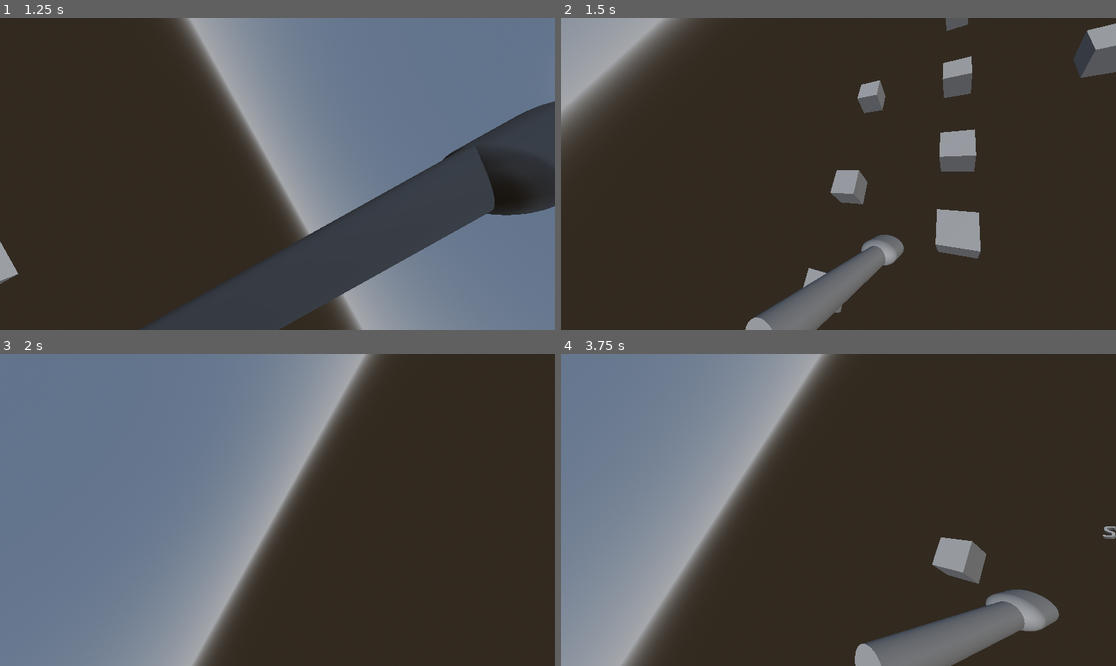
Above: before the commit, frames 1-4 (two rows, left to right).
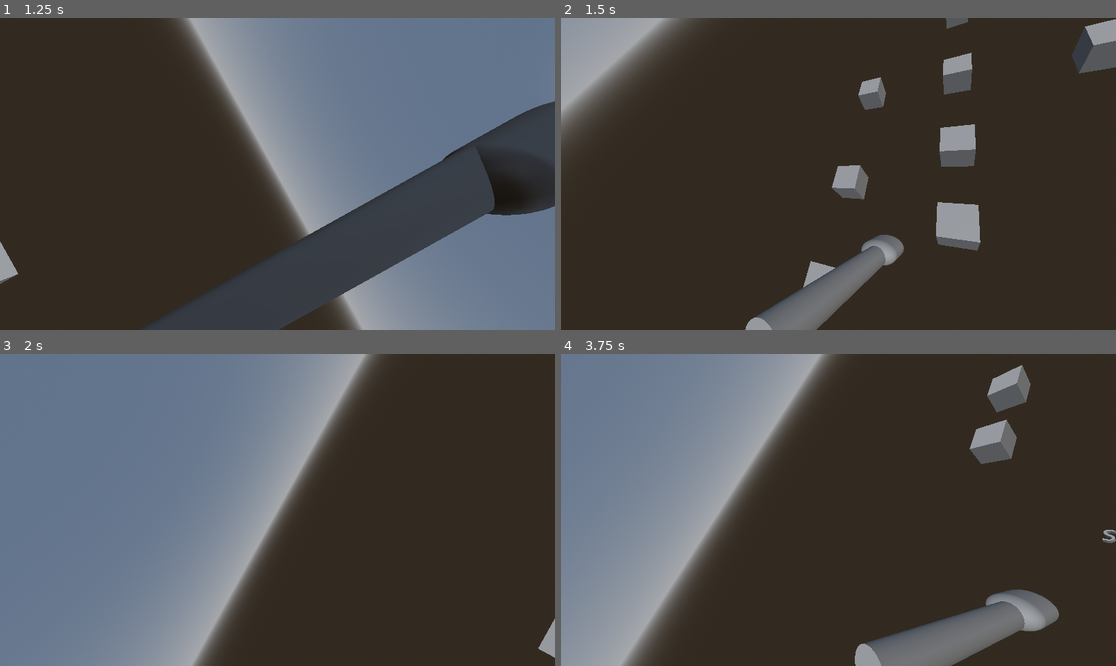
Above: after the commit, the same moments.

Repository: bardunbar/breathe_jam
Game: Godot game, scene res://screens/gym_dunbar/gym_dunbar_scene.tscn
Same seed, same stepped clock (60 frames per second), same inputs: the game is played once before the commit and once after it. This scene is started directly instead of the project's main scene.
Inputs:
- Up to frame 1 (1.25 s): hold D (right_stroke) from 0.53 s (still down); hold Space (breathe) from 0.53 s (still down)
- Up to frame 2 (1.5 s): tap Enter at 1.25 s; release D (right_stroke) at 1.28 s; release Space (breathe) at 1.28 s; hold A (left_stroke) from 1.28 s (still down); tap Space (breathe) at 1.35 s
- Up to frame 3 (2 s): keep holding A (left_stroke)
- Up to frame 4 (3.75 s): release A (left_stroke) at 2.03 s; hold Space (breathe) 2.03-2.78 s; hold D (right_stroke) 2.03-3.53 s; tap Space (breathe) at 2.85, 3.5 s; hold A (left_stroke) from 3.53 s (still down); hold Space (breathe) from 3.53 s (still down)

Frame 1 is identical in both runs. In frame 2, 2.0% of the frame differs, in the area x 44-100%, y 0-95%; in frame 3, 0.2%; in frame 4, 2.7%, in the area x 66-100%, y 0-74%.

Commit message:
Add velocity decay to movement to enable glide

Diff:
--- a/project/screens/game/player_controller/states/swimming.gd
+++ b/project/screens/game/player_controller/states/swimming.gd
@@ -12,6 +12,14 @@
 var breathing : bool = false
 var moving : bool = false
 
+var current_velocity : float = 0.0
+@export var velocity_per_stroke : float = 10.0
+@export var max_velocity : float = 20.0
+@export var velocity_decay : float = 10.0
+var decay_accumulator : float = 0.0
+@export var decay_easing_time : float = 1.0
+
+
 func enter(_previous_state_path: String, _data: Dictionary = {}) -> void:
 	animation_player.animation_finished.connect(_animation_finished)
 	camera_animation.animation_finished.connect(_cam_animation_finished)
@@ -19,12 +27,21 @@
 	animation_player.play("ReadyLeft")
 	event_manager.on_enter_event_state("HeadInWater")
 
+
 func exit() -> void:
 	animation_player.animation_finished.disconnect(_animation_finished)
+	camera_animation.animation_finished.disconnect(_cam_animation_finished)
 
 func update(delta: float) -> void:
-	if moving:
-		player.move_and_collide(delta * Vector3.FORWARD * 10.0)
+	if current_velocity > 0.0:
+		# Update current velocity
+		var normalized_decay_progress = clampf(decay_accumulator/decay_easing_time, 0.0, 1.0)
+		var current_decay = velocity_decay * ease(normalized_decay_progress, 3.0)
+		current_velocity = maxf(0.0, current_velocity - velocity_decay * delta)
+
+		if current_velocity > 0.0:
+			# Then move
+			player.move_and_collide(delta * Vector3.FORWARD * current_velocity)
 
 func _animation_finished(anim_name: String) -> void:
 	if anim_name == "ReadyLeft":
@@ -49,7 +66,7 @@
 			left_pull_ready = false
 			current_side = "Right"
 			animation_player.play("PullLeft")
-			moving = true
+			current_velocity = minf(max_velocity, current_velocity + velocity_per_stroke)
 			animation_player.queue("ReadyRight")
 			if breathing:
 				camera_animation.play_backwards("BreatheRight")
@@ -60,7 +77,7 @@
 			right_pull_ready = false
 			current_side = "Left"
 			animation_player.play("PullRight")
-			moving = true
+			current_velocity = minf(max_velocity, current_velocity + velocity_per_stroke)
 			animation_player.queue("ReadyLeft")
 			if breathing:
 				camera_animation.play_backwards("BreatheLeft")
--- a/project/screens/gym_dunbar/gym_dunbar_scene.tscn
+++ b/project/screens/gym_dunbar/gym_dunbar_scene.tscn
@@ -84,6 +84,426 @@
 
 [node name="ReferenceCube12" type="MeshInstance3D" parent="BackgroundSample" unique_id=1281497557]
 transform = Transform3D(1, 0, 0, 0, 1, 0, 0, 0, 1, 4.092333, -5.687171, -5.135306)
+mesh = SubResource("BoxMesh_gwmky")
+skeleton = NodePath("../..")
+
+[node name="ReferenceCube13" type="MeshInstance3D" parent="BackgroundSample" unique_id=977232784]
+transform = Transform3D(1, 0, 0, 0, 1, 0, 0, 0, 1, 0, -5.687171, -26.017813)
+mesh = SubResource("BoxMesh_gwmky")
+skeleton = NodePath("../..")
+
+[node name="ReferenceCube14" type="MeshInstance3D" parent="BackgroundSample" unique_id=883704748]
+transform = Transform3D(1, 0, 0, 0, 1, 0, 0, 0, 1, 0, -5.687171, -28.824913)
+mesh = SubResource("BoxMesh_gwmky")
+skeleton = NodePath("../..")
+
+[node name="ReferenceCube15" type="MeshInstance3D" parent="BackgroundSample" unique_id=474525402]
+transform = Transform3D(1, 0, 0, 0, 1, 0, 0, 0, 1, 0, -5.687171, -37.66125)
+mesh = SubResource("BoxMesh_gwmky")
+skeleton = NodePath("../..")
+
+[node name="ReferenceCube16" type="MeshInstance3D" parent="BackgroundSample" unique_id=966971419]
+transform = Transform3D(1, 0, 0, 0, 1, 0, 0, 0, 1, 0, -5.687171, -32.56622)
+mesh = SubResource("BoxMesh_gwmky")
+skeleton = NodePath("../..")
+
+[node name="ReferenceCube17" type="MeshInstance3D" parent="BackgroundSample" unique_id=1714264661]
+transform = Transform3D(1, 0, 0, 0, 1, 0, 0, 0, 1, -3.7632396, -5.687171, -20.799526)
+mesh = SubResource("BoxMesh_gwmky")
+skeleton = NodePath("../..")
+
+[node name="ReferenceCube18" type="MeshInstance3D" parent="BackgroundSample" unique_id=1264073021]
+transform = Transform3D(1, 0, 0, 0, 1, 0, 0, 0, 1, -3.7632396, -5.687171, -23.606627)
+mesh = SubResource("BoxMesh_gwmky")
+skeleton = NodePath("../..")
+
+[node name="ReferenceCube19" type="MeshInstance3D" parent="BackgroundSample" unique_id=1864839197]
+transform = Transform3D(1, 0, 0, 0, 1, 0, 0, 0, 1, -3.7632396, -5.687171, -32.442963)
+mesh = SubResource("BoxMesh_gwmky")
+skeleton = NodePath("../..")
+
+[node name="ReferenceCube20" type="MeshInstance3D" parent="BackgroundSample" unique_id=487869866]
+transform = Transform3D(1, 0, 0, 0, 1, 0, 0, 0, 1, -3.7632396, -5.687171, -27.347933)
+mesh = SubResource("BoxMesh_gwmky")
+skeleton = NodePath("../..")
+
+[node name="ReferenceCube21" type="MeshInstance3D" parent="BackgroundSample" unique_id=1121211086]
+transform = Transform3D(1, 0, 0, 0, 1, 0, 0, 0, 1, 4.092333, -5.687171, -20.799526)
+mesh = SubResource("BoxMesh_gwmky")
+skeleton = NodePath("../..")
+
+[node name="ReferenceCube22" type="MeshInstance3D" parent="BackgroundSample" unique_id=1307677360]
+transform = Transform3D(1, 0, 0, 0, 1, 0, 0, 0, 1, 4.092333, -5.687171, -23.606627)
+mesh = SubResource("BoxMesh_gwmky")
+skeleton = NodePath("../..")
+
+[node name="ReferenceCube23" type="MeshInstance3D" parent="BackgroundSample" unique_id=467833511]
+transform = Transform3D(1, 0, 0, 0, 1, 0, 0, 0, 1, 4.092333, -5.687171, -32.442963)
+mesh = SubResource("BoxMesh_gwmky")
+skeleton = NodePath("../..")
+
+[node name="ReferenceCube24" type="MeshInstance3D" parent="BackgroundSample" unique_id=738615618]
+transform = Transform3D(1, 0, 0, 0, 1, 0, 0, 0, 1, 4.092333, -5.687171, -27.347933)
+mesh = SubResource("BoxMesh_gwmky")
+skeleton = NodePath("../..")
+
+[node name="ReferenceCube25" type="MeshInstance3D" parent="BackgroundSample" unique_id=108603924]
+transform = Transform3D(1, 0, 0, 0, 1, 0, 0, 0, 1, 0, -5.687171, -55.347176)
+mesh = SubResource("BoxMesh_gwmky")
+skeleton = NodePath("../..")
+
+[node name="ReferenceCube26" type="MeshInstance3D" parent="BackgroundSample" unique_id=250277604]
+transform = Transform3D(1, 0, 0, 0, 1, 0, 0, 0, 1, 0, -5.687171, -58.154278)
+mesh = SubResource("BoxMesh_gwmky")
+skeleton = NodePath("../..")
+
+[node name="ReferenceCube27" type="MeshInstance3D" parent="BackgroundSample" unique_id=59815324]
+transform = Transform3D(1, 0, 0, 0, 1, 0, 0, 0, 1, 0, -5.687171, -66.990616)
+mesh = SubResource("BoxMesh_gwmky")
+skeleton = NodePath("../..")
+
+[node name="ReferenceCube28" type="MeshInstance3D" parent="BackgroundSample" unique_id=207729333]
+transform = Transform3D(1, 0, 0, 0, 1, 0, 0, 0, 1, 0, -5.687171, -61.895584)
+mesh = SubResource("BoxMesh_gwmky")
+skeleton = NodePath("../..")
+
+[node name="ReferenceCube29" type="MeshInstance3D" parent="BackgroundSample" unique_id=1638360550]
+transform = Transform3D(1, 0, 0, 0, 1, 0, 0, 0, 1, -3.7632396, -5.687171, -50.12889)
+mesh = SubResource("BoxMesh_gwmky")
+skeleton = NodePath("../..")
+
+[node name="ReferenceCube30" type="MeshInstance3D" parent="BackgroundSample" unique_id=296330688]
+transform = Transform3D(1, 0, 0, 0, 1, 0, 0, 0, 1, -3.7632396, -5.687171, -52.93599)
+mesh = SubResource("BoxMesh_gwmky")
+skeleton = NodePath("../..")
+
+[node name="ReferenceCube31" type="MeshInstance3D" parent="BackgroundSample" unique_id=926612048]
+transform = Transform3D(1, 0, 0, 0, 1, 0, 0, 0, 1, -3.7632396, -5.687171, -61.772327)
+mesh = SubResource("BoxMesh_gwmky")
+skeleton = NodePath("../..")
+
+[node name="ReferenceCube32" type="MeshInstance3D" parent="BackgroundSample" unique_id=1855948980]
+transform = Transform3D(1, 0, 0, 0, 1, 0, 0, 0, 1, -3.7632396, -5.687171, -56.6773)
+mesh = SubResource("BoxMesh_gwmky")
+skeleton = NodePath("../..")
+
+[node name="ReferenceCube33" type="MeshInstance3D" parent="BackgroundSample" unique_id=1200985847]
+transform = Transform3D(1, 0, 0, 0, 1, 0, 0, 0, 1, 4.092333, -5.687171, -50.12889)
+mesh = SubResource("BoxMesh_gwmky")
+skeleton = NodePath("../..")
+
+[node name="ReferenceCube34" type="MeshInstance3D" parent="BackgroundSample" unique_id=1855769553]
+transform = Transform3D(1, 0, 0, 0, 1, 0, 0, 0, 1, 4.092333, -5.687171, -52.93599)
+mesh = SubResource("BoxMesh_gwmky")
+skeleton = NodePath("../..")
+
+[node name="ReferenceCube35" type="MeshInstance3D" parent="BackgroundSample" unique_id=1256143105]
+transform = Transform3D(1, 0, 0, 0, 1, 0, 0, 0, 1, 4.092333, -5.687171, -61.772327)
+mesh = SubResource("BoxMesh_gwmky")
+skeleton = NodePath("../..")
+
+[node name="ReferenceCube36" type="MeshInstance3D" parent="BackgroundSample" unique_id=1661956119]
+transform = Transform3D(1, 0, 0, 0, 1, 0, 0, 0, 1, 4.092333, -5.687171, -56.6773)
+mesh = SubResource("BoxMesh_gwmky")
+skeleton = NodePath("../..")
+
+[node name="ReferenceCube37" type="MeshInstance3D" parent="BackgroundSample" unique_id=126926728]
+transform = Transform3D(1, 0, 0, 0, 1, 0, 0, 0, 1, 0, -5.687171, -85.22752)
+mesh = SubResource("BoxMesh_gwmky")
+skeleton = NodePath("../..")
+
+[node name="ReferenceCube38" type="MeshInstance3D" parent="BackgroundSample" unique_id=460609399]
+transform = Transform3D(1, 0, 0, 0, 1, 0, 0, 0, 1, 0, -5.687171, -88.03462)
+mesh = SubResource("BoxMesh_gwmky")
+skeleton = NodePath("../..")
+
+[node name="ReferenceCube39" type="MeshInstance3D" parent="BackgroundSample" unique_id=1740258342]
+transform = Transform3D(1, 0, 0, 0, 1, 0, 0, 0, 1, 0, -5.687171, -96.87096)
+mesh = SubResource("BoxMesh_gwmky")
+skeleton = NodePath("../..")
+
+[node name="ReferenceCube40" type="MeshInstance3D" parent="BackgroundSample" unique_id=364341723]
+transform = Transform3D(1, 0, 0, 0, 1, 0, 0, 0, 1, 0, -5.687171, -91.775925)
+mesh = SubResource("BoxMesh_gwmky")
+skeleton = NodePath("../..")
+
+[node name="ReferenceCube41" type="MeshInstance3D" parent="BackgroundSample" unique_id=920386794]
+transform = Transform3D(1, 0, 0, 0, 1, 0, 0, 0, 1, -3.7632396, -5.687171, -80.00923)
+mesh = SubResource("BoxMesh_gwmky")
+skeleton = NodePath("../..")
+
+[node name="ReferenceCube42" type="MeshInstance3D" parent="BackgroundSample" unique_id=406811295]
+transform = Transform3D(1, 0, 0, 0, 1, 0, 0, 0, 1, -3.7632396, -5.687171, -82.81633)
+mesh = SubResource("BoxMesh_gwmky")
+skeleton = NodePath("../..")
+
+[node name="ReferenceCube43" type="MeshInstance3D" parent="BackgroundSample" unique_id=1811520422]
+transform = Transform3D(1, 0, 0, 0, 1, 0, 0, 0, 1, -3.7632396, -5.687171, -91.65267)
+mesh = SubResource("BoxMesh_gwmky")
+skeleton = NodePath("../..")
+
+[node name="ReferenceCube44" type="MeshInstance3D" parent="BackgroundSample" unique_id=937039800]
+transform = Transform3D(1, 0, 0, 0, 1, 0, 0, 0, 1, -3.7632396, -5.687171, -86.55765)
+mesh = SubResource("BoxMesh_gwmky")
+skeleton = NodePath("../..")
+
+[node name="ReferenceCube45" type="MeshInstance3D" parent="BackgroundSample" unique_id=1159819219]
+transform = Transform3D(1, 0, 0, 0, 1, 0, 0, 0, 1, 4.092333, -5.687171, -80.00923)
+mesh = SubResource("BoxMesh_gwmky")
+skeleton = NodePath("../..")
+
+[node name="ReferenceCube46" type="MeshInstance3D" parent="BackgroundSample" unique_id=86826058]
+transform = Transform3D(1, 0, 0, 0, 1, 0, 0, 0, 1, 4.092333, -5.687171, -82.81633)
+mesh = SubResource("BoxMesh_gwmky")
+skeleton = NodePath("../..")
+
+[node name="ReferenceCube47" type="MeshInstance3D" parent="BackgroundSample" unique_id=647941404]
+transform = Transform3D(1, 0, 0, 0, 1, 0, 0, 0, 1, 4.092333, -5.687171, -91.65267)
+mesh = SubResource("BoxMesh_gwmky")
+skeleton = NodePath("../..")
+
+[node name="ReferenceCube48" type="MeshInstance3D" parent="BackgroundSample" unique_id=479176704]
+transform = Transform3D(1, 0, 0, 0, 1, 0, 0, 0, 1, 4.092333, -5.687171, -86.55765)
+mesh = SubResource("BoxMesh_gwmky")
+skeleton = NodePath("../..")
+
+[node name="ReferenceCube49" type="MeshInstance3D" parent="BackgroundSample" unique_id=35488787]
+transform = Transform3D(1, 0, 0, 0, 1, 0, 0, 0, 1, 0, -5.687171, -114.23546)
+mesh = SubResource("BoxMesh_gwmky")
+skeleton = NodePath("../..")
+
+[node name="ReferenceCube50" type="MeshInstance3D" parent="BackgroundSample" unique_id=743394340]
+transform = Transform3D(1, 0, 0, 0, 1, 0, 0, 0, 1, 0, -5.687171, -117.04256)
+mesh = SubResource("BoxMesh_gwmky")
+skeleton = NodePath("../..")
+
+[node name="ReferenceCube51" type="MeshInstance3D" parent="BackgroundSample" unique_id=967986822]
+transform = Transform3D(1, 0, 0, 0, 1, 0, 0, 0, 1, 0, -5.687171, -125.87889)
+mesh = SubResource("BoxMesh_gwmky")
+skeleton = NodePath("../..")
+
+[node name="ReferenceCube52" type="MeshInstance3D" parent="BackgroundSample" unique_id=1475576126]
+transform = Transform3D(1, 0, 0, 0, 1, 0, 0, 0, 1, 0, -5.687171, -120.78386)
+mesh = SubResource("BoxMesh_gwmky")
+skeleton = NodePath("../..")
+
+[node name="ReferenceCube53" type="MeshInstance3D" parent="BackgroundSample" unique_id=1434439499]
+transform = Transform3D(1, 0, 0, 0, 1, 0, 0, 0, 1, -3.7632396, -5.687171, -109.017166)
+mesh = SubResource("BoxMesh_gwmky")
+skeleton = NodePath("../..")
+
+[node name="ReferenceCube54" type="MeshInstance3D" parent="BackgroundSample" unique_id=12122251]
+transform = Transform3D(1, 0, 0, 0, 1, 0, 0, 0, 1, -3.7632396, -5.687171, -111.824265)
+mesh = SubResource("BoxMesh_gwmky")
+skeleton = NodePath("../..")
+
+[node name="ReferenceCube55" type="MeshInstance3D" parent="BackgroundSample" unique_id=1211405114]
+transform = Transform3D(1, 0, 0, 0, 1, 0, 0, 0, 1, -3.7632396, -5.687171, -120.66061)
+mesh = SubResource("BoxMesh_gwmky")
+skeleton = NodePath("../..")
+
+[node name="ReferenceCube56" type="MeshInstance3D" parent="BackgroundSample" unique_id=710361998]
+transform = Transform3D(1, 0, 0, 0, 1, 0, 0, 0, 1, -3.7632396, -5.687171, -115.56558)
+mesh = SubResource("BoxMesh_gwmky")
+skeleton = NodePath("../..")
+
+[node name="ReferenceCube57" type="MeshInstance3D" parent="BackgroundSample" unique_id=1319902525]
+transform = Transform3D(1, 0, 0, 0, 1, 0, 0, 0, 1, 4.092333, -5.687171, -109.017166)
+mesh = SubResource("BoxMesh_gwmky")
+skeleton = NodePath("../..")
+
+[node name="ReferenceCube58" type="MeshInstance3D" parent="BackgroundSample" unique_id=69193295]
+transform = Transform3D(1, 0, 0, 0, 1, 0, 0, 0, 1, 4.092333, -5.687171, -111.824265)
+mesh = SubResource("BoxMesh_gwmky")
+skeleton = NodePath("../..")
+
+[node name="ReferenceCube59" type="MeshInstance3D" parent="BackgroundSample" unique_id=1581214271]
+transform = Transform3D(1, 0, 0, 0, 1, 0, 0, 0, 1, 4.092333, -5.687171, -120.66061)
+mesh = SubResource("BoxMesh_gwmky")
+skeleton = NodePath("../..")
+
+[node name="ReferenceCube60" type="MeshInstance3D" parent="BackgroundSample" unique_id=222666711]
+transform = Transform3D(1, 0, 0, 0, 1, 0, 0, 0, 1, 4.092333, -5.687171, -115.56558)
+mesh = SubResource("BoxMesh_gwmky")
+skeleton = NodePath("../..")
+
+[node name="ReferenceCube61" type="MeshInstance3D" parent="BackgroundSample" unique_id=474013096]
+transform = Transform3D(1, 0, 0, 0, 1, 0, 0, 0, 1, 0, -5.687171, -142.68626)
+mesh = SubResource("BoxMesh_gwmky")
+skeleton = NodePath("../..")
+
+[node name="ReferenceCube62" type="MeshInstance3D" parent="BackgroundSample" unique_id=739718718]
+transform = Transform3D(1, 0, 0, 0, 1, 0, 0, 0, 1, 0, -5.687171, -145.49336)
+mesh = SubResource("BoxMesh_gwmky")
+skeleton = NodePath("../..")
+
+[node name="ReferenceCube63" type="MeshInstance3D" parent="BackgroundSample" unique_id=1570839033]
+transform = Transform3D(1, 0, 0, 0, 1, 0, 0, 0, 1, 0, -5.687171, -154.3297)
+mesh = SubResource("BoxMesh_gwmky")
+skeleton = NodePath("../..")
+
+[node name="ReferenceCube64" type="MeshInstance3D" parent="BackgroundSample" unique_id=672522842]
+transform = Transform3D(1, 0, 0, 0, 1, 0, 0, 0, 1, 0, -5.687171, -149.23466)
+mesh = SubResource("BoxMesh_gwmky")
+skeleton = NodePath("../..")
+
+[node name="ReferenceCube65" type="MeshInstance3D" parent="BackgroundSample" unique_id=1399806690]
+transform = Transform3D(1, 0, 0, 0, 1, 0, 0, 0, 1, -3.7632396, -5.687171, -137.46797)
+mesh = SubResource("BoxMesh_gwmky")
+skeleton = NodePath("../..")
+
+[node name="ReferenceCube66" type="MeshInstance3D" parent="BackgroundSample" unique_id=1988914864]
+transform = Transform3D(1, 0, 0, 0, 1, 0, 0, 0, 1, -3.7632396, -5.687171, -140.27507)
+mesh = SubResource("BoxMesh_gwmky")
+skeleton = NodePath("../..")
+
+[node name="ReferenceCube67" type="MeshInstance3D" parent="BackgroundSample" unique_id=952726952]
+transform = Transform3D(1, 0, 0, 0, 1, 0, 0, 0, 1, -3.7632396, -5.687171, -149.11142)
+mesh = SubResource("BoxMesh_gwmky")
+skeleton = NodePath("../..")
+
+[node name="ReferenceCube68" type="MeshInstance3D" parent="BackgroundSample" unique_id=1811075113]
+transform = Transform3D(1, 0, 0, 0, 1, 0, 0, 0, 1, -3.7632396, -5.687171, -144.01639)
+mesh = SubResource("BoxMesh_gwmky")
+skeleton = NodePath("../..")
+
+[node name="ReferenceCube69" type="MeshInstance3D" parent="BackgroundSample" unique_id=553086564]
+transform = Transform3D(1, 0, 0, 0, 1, 0, 0, 0, 1, 4.092333, -5.687171, -137.46797)
+mesh = SubResource("BoxMesh_gwmky")
+skeleton = NodePath("../..")
+
+[node name="ReferenceCube70" type="MeshInstance3D" parent="BackgroundSample" unique_id=1513340916]
+transform = Transform3D(1, 0, 0, 0, 1, 0, 0, 0, 1, 4.092333, -5.687171, -140.27507)
+mesh = SubResource("BoxMesh_gwmky")
+skeleton = NodePath("../..")
+
+[node name="ReferenceCube71" type="MeshInstance3D" parent="BackgroundSample" unique_id=867435990]
+transform = Transform3D(1, 0, 0, 0, 1, 0, 0, 0, 1, 4.092333, -5.687171, -149.11142)
+mesh = SubResource("BoxMesh_gwmky")
+skeleton = NodePath("../..")
+
+[node name="ReferenceCube72" type="MeshInstance3D" parent="BackgroundSample" unique_id=662559287]
+transform = Transform3D(1, 0, 0, 0, 1, 0, 0, 0, 1, 4.092333, -5.687171, -144.01639)
+mesh = SubResource("BoxMesh_gwmky")
+skeleton = NodePath("../..")
+
+[node name="ReferenceCube73" type="MeshInstance3D" parent="BackgroundSample" unique_id=172754695]
+transform = Transform3D(1, 0, 0, 0, 1, 0, 0, 0, 1, 0, -5.687171, -174.54868)
+mesh = SubResource("BoxMesh_gwmky")
+skeleton = NodePath("../..")
+
+[node name="ReferenceCube74" type="MeshInstance3D" parent="BackgroundSample" unique_id=980258099]
+transform = Transform3D(1, 0, 0, 0, 1, 0, 0, 0, 1, 0, -5.687171, -177.35577)
+mesh = SubResource("BoxMesh_gwmky")
+skeleton = NodePath("../..")
+
+[node name="ReferenceCube75" type="MeshInstance3D" parent="BackgroundSample" unique_id=1485964984]
+transform = Transform3D(1, 0, 0, 0, 1, 0, 0, 0, 1, 0, -5.687171, -186.19211)
+mesh = SubResource("BoxMesh_gwmky")
+skeleton = NodePath("../..")
+
+[node name="ReferenceCube76" type="MeshInstance3D" parent="BackgroundSample" unique_id=914908222]
+transform = Transform3D(1, 0, 0, 0, 1, 0, 0, 0, 1, 0, -5.687171, -181.09708)
+mesh = SubResource("BoxMesh_gwmky")
+skeleton = NodePath("../..")
+
+[node name="ReferenceCube77" type="MeshInstance3D" parent="BackgroundSample" unique_id=1863676775]
+transform = Transform3D(1, 0, 0, 0, 1, 0, 0, 0, 1, -3.7632396, -5.687171, -169.33038)
+mesh = SubResource("BoxMesh_gwmky")
+skeleton = NodePath("../..")
+
+[node name="ReferenceCube78" type="MeshInstance3D" parent="BackgroundSample" unique_id=1001075396]
+transform = Transform3D(1, 0, 0, 0, 1, 0, 0, 0, 1, -3.7632396, -5.687171, -172.13748)
+mesh = SubResource("BoxMesh_gwmky")
+skeleton = NodePath("../..")
+
+[node name="ReferenceCube79" type="MeshInstance3D" parent="BackgroundSample" unique_id=1757181566]
+transform = Transform3D(1, 0, 0, 0, 1, 0, 0, 0, 1, -3.7632396, -5.687171, -180.97383)
+mesh = SubResource("BoxMesh_gwmky")
+skeleton = NodePath("../..")
+
+[node name="ReferenceCube80" type="MeshInstance3D" parent="BackgroundSample" unique_id=208159493]
+transform = Transform3D(1, 0, 0, 0, 1, 0, 0, 0, 1, -3.7632396, -5.687171, -175.8788)
+mesh = SubResource("BoxMesh_gwmky")
+skeleton = NodePath("../..")
+
+[node name="ReferenceCube81" type="MeshInstance3D" parent="BackgroundSample" unique_id=1443385834]
+transform = Transform3D(1, 0, 0, 0, 1, 0, 0, 0, 1, 4.092333, -5.687171, -169.33038)
+mesh = SubResource("BoxMesh_gwmky")
+skeleton = NodePath("../..")
+
+[node name="ReferenceCube82" type="MeshInstance3D" parent="BackgroundSample" unique_id=698468775]
+transform = Transform3D(1, 0, 0, 0, 1, 0, 0, 0, 1, 4.092333, -5.687171, -172.13748)
+mesh = SubResource("BoxMesh_gwmky")
+skeleton = NodePath("../..")
+
+[node name="ReferenceCube83" type="MeshInstance3D" parent="BackgroundSample" unique_id=725875260]
+transform = Transform3D(1, 0, 0, 0, 1, 0, 0, 0, 1, 4.092333, -5.687171, -180.97383)
+mesh = SubResource("BoxMesh_gwmky")
+skeleton = NodePath("../..")
+
+[node name="ReferenceCube84" type="MeshInstance3D" parent="BackgroundSample" unique_id=790500411]
+transform = Transform3D(1, 0, 0, 0, 1, 0, 0, 0, 1, 4.092333, -5.687171, -175.8788)
+mesh = SubResource("BoxMesh_gwmky")
+skeleton = NodePath("../..")
+
+[node name="ReferenceCube85" type="MeshInstance3D" parent="BackgroundSample" unique_id=936163083]
+transform = Transform3D(1, 0, 0, 0, 1, 0, 0, 0, 1, 0, -5.687171, -202.07744)
+mesh = SubResource("BoxMesh_gwmky")
+skeleton = NodePath("../..")
+
+[node name="ReferenceCube86" type="MeshInstance3D" parent="BackgroundSample" unique_id=219377878]
+transform = Transform3D(1, 0, 0, 0, 1, 0, 0, 0, 1, 0, -5.687171, -204.88454)
+mesh = SubResource("BoxMesh_gwmky")
+skeleton = NodePath("../..")
+
+[node name="ReferenceCube87" type="MeshInstance3D" parent="BackgroundSample" unique_id=364550017]
+transform = Transform3D(1, 0, 0, 0, 1, 0, 0, 0, 1, 0, -5.687171, -213.72087)
+mesh = SubResource("BoxMesh_gwmky")
+skeleton = NodePath("../..")
+
+[node name="ReferenceCube88" type="MeshInstance3D" parent="BackgroundSample" unique_id=478763405]
+transform = Transform3D(1, 0, 0, 0, 1, 0, 0, 0, 1, 0, -5.687171, -208.62584)
+mesh = SubResource("BoxMesh_gwmky")
+skeleton = NodePath("../..")
+
+[node name="ReferenceCube89" type="MeshInstance3D" parent="BackgroundSample" unique_id=1244510849]
+transform = Transform3D(1, 0, 0, 0, 1, 0, 0, 0, 1, -3.7632396, -5.687171, -196.85915)
+mesh = SubResource("BoxMesh_gwmky")
+skeleton = NodePath("../..")
+
+[node name="ReferenceCube90" type="MeshInstance3D" parent="BackgroundSample" unique_id=1459979300]
+transform = Transform3D(1, 0, 0, 0, 1, 0, 0, 0, 1, -3.7632396, -5.687171, -199.66624)
+mesh = SubResource("BoxMesh_gwmky")
+skeleton = NodePath("../..")
+
+[node name="ReferenceCube91" type="MeshInstance3D" parent="BackgroundSample" unique_id=698437518]
+transform = Transform3D(1, 0, 0, 0, 1, 0, 0, 0, 1, -3.7632396, -5.687171, -208.5026)
+mesh = SubResource("BoxMesh_gwmky")
+skeleton = NodePath("../..")
+
+[node name="ReferenceCube92" type="MeshInstance3D" parent="BackgroundSample" unique_id=598004437]
+transform = Transform3D(1, 0, 0, 0, 1, 0, 0, 0, 1, -3.7632396, -5.687171, -203.40756)
+mesh = SubResource("BoxMesh_gwmky")
+skeleton = NodePath("../..")
+
+[node name="ReferenceCube93" type="MeshInstance3D" parent="BackgroundSample" unique_id=2115221520]
+transform = Transform3D(1, 0, 0, 0, 1, 0, 0, 0, 1, 4.092333, -5.687171, -196.85915)
+mesh = SubResource("BoxMesh_gwmky")
+skeleton = NodePath("../..")
+
+[node name="ReferenceCube94" type="MeshInstance3D" parent="BackgroundSample" unique_id=774916360]
+transform = Transform3D(1, 0, 0, 0, 1, 0, 0, 0, 1, 4.092333, -5.687171, -199.66624)
+mesh = SubResource("BoxMesh_gwmky")
+skeleton = NodePath("../..")
+
+[node name="ReferenceCube95" type="MeshInstance3D" parent="BackgroundSample" unique_id=993644878]
+transform = Transform3D(1, 0, 0, 0, 1, 0, 0, 0, 1, 4.092333, -5.687171, -208.5026)
+mesh = SubResource("BoxMesh_gwmky")
+skeleton = NodePath("../..")
+
+[node name="ReferenceCube96" type="MeshInstance3D" parent="BackgroundSample" unique_id=1567101924]
+transform = Transform3D(1, 0, 0, 0, 1, 0, 0, 0, 1, 4.092333, -5.687171, -203.40756)
 mesh = SubResource("BoxMesh_gwmky")
 skeleton = NodePath("../..")
 
